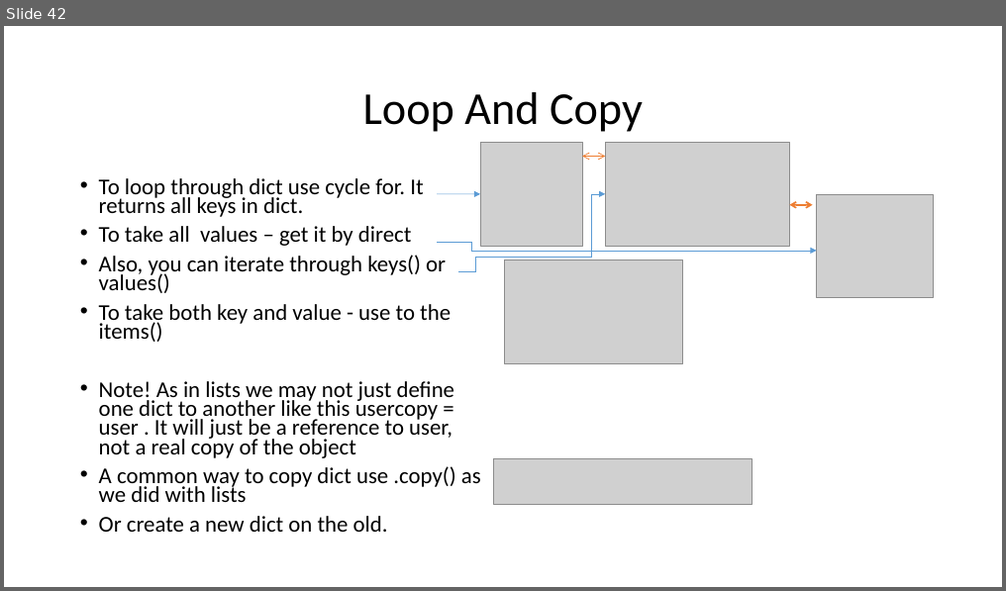
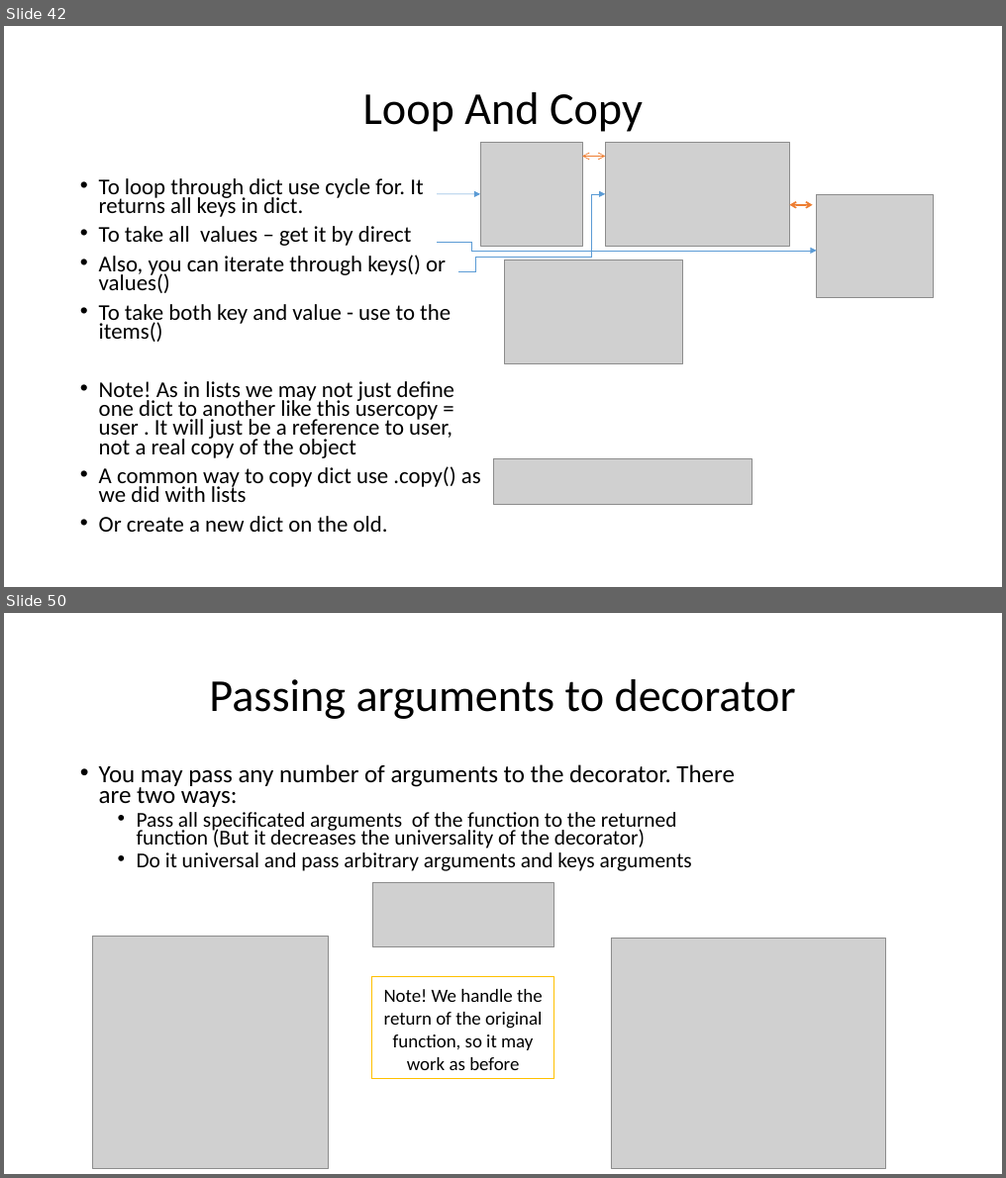
Before and after one commit to WonderLuc/brother-bootcamp, a slide deck: python 101/python_101.pptx. Shown one above the other, each under a label of ours: slide 42 before the commit, slides 42 and 50 after it; the slides between them are not shown. The pictures are 1006x591 and 1006x1178 pixels, drawn with LibreOffice and Linux fonts; fonts in the diff are those of the drawing; grey boxes stand for pictures; background and template pictures are left out. Boxes give left, top, right and bottom in pixels: in the first picture for what was removed or moved away, otherwise in the second. Text is boxed around its words. In the diff, an @@ line names an element or a change of style, - is before the commit and + after.

Commit message:
feat: add functions block

```diff
--- a/python 101/python_101.pptx
+++ b/python 101/python_101.pptx
@@ slide 50 added at bbox=[4, 613, 1002, 1174], background picture (left out) @@
@@ title added at bbox=[209, 679, 796, 719], 44 pt, text #000000 @@
+Passing arguments to decorator
@@ text added at bbox=[99, 764, 735, 871], 20.4 pt, text #000000 @@
+• You may pass any number of arguments to the decorator. There are two ways:
+  • Pass all specificated arguments of the function to the returned function (But it decreases the universality of the decorator)
+  • Do it universal and pass arbitrary arguments and keys arguments
@@ picture added at bbox=[372, 883, 554, 947] @@
@@ picture added at bbox=[92, 936, 329, 1168] @@
@@ picture added at bbox=[611, 939, 886, 1169] @@
@@ rectangle added at bbox=[372, 977, 554, 1079], outline #FFC000 1 pt @@
@@ text added at bbox=[384, 989, 543, 1070], 18 pt, text #000000 @@
+Note! We handle the return of the original function, so it may work as before
```
Also in this commit, not shown: 8 slides changed, 3 other slides added, 5 other files.
